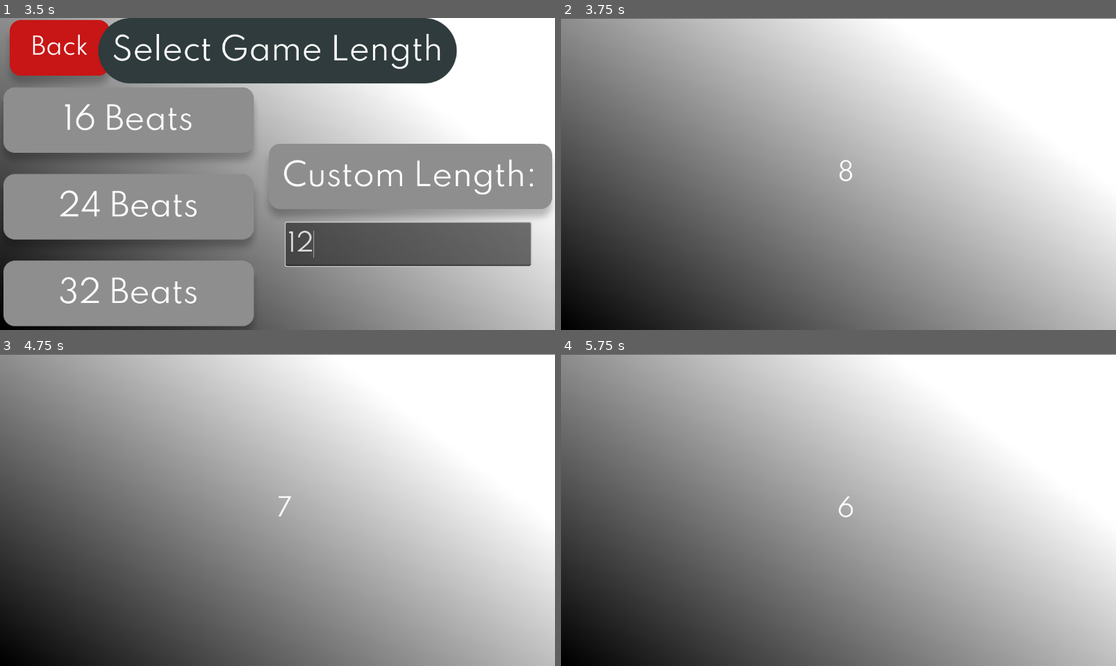
Above: before the commit, frames 1-4 (two rows, left to right).
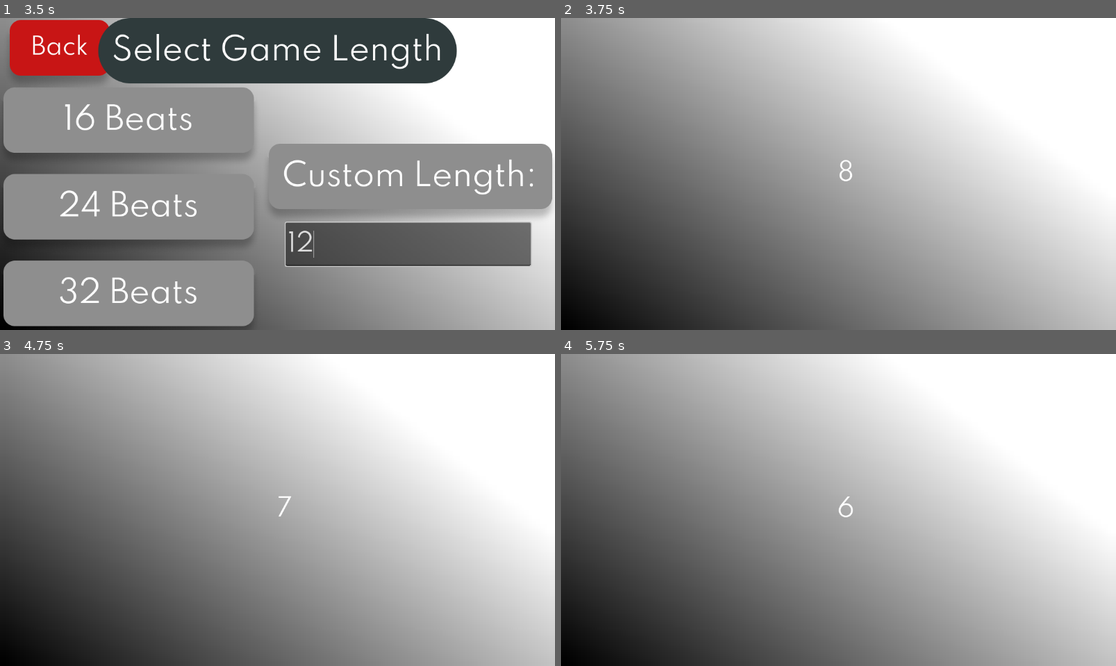
Above: after the commit, the same moments.

Repository: dbm19/tempo_trainer
Game: Godot game, scene res://main_menu.tscn
The game is run twice, just before and just after one commit, with the same random seed, the same clock (stepped at 60 frames per second) and the same inputs. The engine's default icon, where the game draws it, is replaced by a stand-in: a white triangle on a blue panel in a dark square.
Inputs (mouse positions are in pixels of both pictures, inside the frame that each line leads up to):
- Up to frame 1 (3.5 s): click (277, 164) at 0.5 s; click (410, 236) at 1.27 s; type "12" at 1.35 s; click (133, 127) at 2 s; click (410, 245) at 2.77 s; type "12" at 2.85 s
- Up to frame 2 (3.75 s): click (688, 127) at 3.5 s
- Up to frame 3 (4.75 s): tap Enter at 4.25 s; move the mouse to (399, 494) at 4.27 s; tap Space (player_hit) at 4.35 s
- Up to frame 4 (5.75 s): tap Space (player_hit) at 5, 5.1 s; move the mouse to (727, 525) at 5.02 s

Frame 1 is identical in both runs. In frame 2, 0.2% of the frame differs, in the area x 0-100%, y 0-1%; in frame 3, 0.2%; in frame 4, 0.2%.

Commit message:
Adjusted game screen nodes

Diff:
--- a/beat_sprite.tscn
+++ b/beat_sprite.tscn
@@ -1,6 +1,6 @@
 [gd_scene load_steps=6 format=3 uid="uid://cp6vk4vv3ychb"]
 
-[ext_resource type="Texture2D" uid="uid://bogn56bfgvkxl" path="res://icon.svg" id="1_vphil"]
+[ext_resource type="Texture2D" uid="uid://c41cdhvqblc2j" path="res://art_assets/beat_sprite.png" id="1_ncqy3"]
 [ext_resource type="Script" path="res://beat_sprite.gd" id="2_ywem7"]
 
 [sub_resource type="Animation" id="Animation_omycw"]
@@ -41,7 +41,7 @@
 
 [node name="BeatSprite" type="Sprite2D"]
 scale = Vector2(4.07813, 4.07813)
-texture = ExtResource("1_vphil")
+texture = ExtResource("1_ncqy3")
 script = ExtResource("2_ywem7")
 
 [node name="AnimationPlayer" type="AnimationPlayer" parent="."]
--- a/game.tscn
+++ b/game.tscn
@@ -4,27 +4,58 @@
 [ext_resource type="Script" path="res://game_screen.gd" id="1_fp6wf"]
 [ext_resource type="FontFile" uid="uid://ceqsmd7sr5uio" path="res://fonts/spartan/Spartan-Regular.ttf" id="3_4r0es"]
 
-[sub_resource type="Gradient" id="Gradient_6qt4u"]
+[sub_resource type="Gradient" id="Gradient_va3cf"]
 
-[sub_resource type="GradientTexture2D" id="GradientTexture2D_61ygx"]
-gradient = SubResource("Gradient_6qt4u")
+[sub_resource type="GradientTexture2D" id="GradientTexture2D_qmaxg"]
+gradient = SubResource("Gradient_va3cf")
 fill_from = Vector2(0, 1)
 fill_to = Vector2(0.860092, 0.37844)
 
-[node name="GameScreen" type="Node2D"]
+[node name="Control" type="Control"]
+layout_mode = 3
+anchors_preset = 15
+anchor_right = 1.0
+anchor_bottom = 1.0
+grow_horizontal = 2
+grow_vertical = 2
 script = ExtResource("1_fp6wf")
 
 [node name="MainMenuBackground" type="TextureRect" parent="."]
+layout_mode = 1
 anchors_preset = 15
 anchor_right = 1.0
 anchor_bottom = 1.0
-offset_left = -3.0
-offset_top = 1.0
-offset_right = 1180.0
-offset_bottom = 648.0
 grow_horizontal = 2
 grow_vertical = 2
-texture = SubResource("GradientTexture2D_61ygx")
+texture = SubResource("GradientTexture2D_qmaxg")
+
+[node name="Control" type="Control" parent="."]
+layout_mode = 1
+anchors_preset = 8
+anchor_left = 0.5
+anchor_top = 0.5
+anchor_right = 0.5
+anchor_bottom = 0.5
+grow_horizontal = 2
+grow_vertical = 2
+
+[node name="SpritePositionOne" type="Marker2D" parent="Control"]
+position = Vector2(-489, -247)
+
+[node name="SpritePositionTwo" type="Marker2D" parent="Control"]
+position = Vector2(-35, -241)
+
+[node name="SpritePositionThree" type="Marker2D" parent="Control"]
+position = Vector2(428, -234)
+
+[node name="SpritePositionFour" type="Marker2D" parent="Control"]
+position = Vector2(-437, 212)
+
+[node name="SpritePositionFive" type="Marker2D" parent="Control"]
+position = Vector2(-1, 217)
+
+[node name="SpritePositionSix" type="Marker2D" parent="Control"]
+position = Vector2(449, 220)
 
 [node name="BassDrum" type="AudioStreamPlayer2D" parent="."]
 stream = ExtResource("1_1vjy8")
@@ -33,15 +64,16 @@
 wait_time = 0.4
 
 [node name="Countdown" type="Label" parent="."]
+layout_mode = 1
 anchors_preset = 8
 anchor_left = 0.5
 anchor_top = 0.5
 anchor_right = 0.5
 anchor_bottom = 0.5
-offset_left = 512.0
-offset_top = 295.0
-offset_right = 670.0
-offset_bottom = 351.0
+offset_left = -64.0
+offset_top = -29.0
+offset_right = 94.0
+offset_bottom = 27.0
 grow_horizontal = 2
 grow_vertical = 2
 theme_override_fonts/font = ExtResource("3_4r0es")
@@ -50,22 +82,4 @@
 horizontal_alignment = 1
 vertical_alignment = 1
 
-[node name="SpritePositionOne" type="Marker2D" parent="."]
-position = Vector2(131, 113)
-
-[node name="SpritePositionTwo" type="Marker2D" parent="."]
-position = Vector2(906, 184)
-
-[node name="SpritePositionThree" type="Marker2D" parent="."]
-position = Vector2(176, 398)
-
-[node name="SpritePositionFour" type="Marker2D" parent="."]
-position = Vector2(434, 74)
-
-[node name="SpritePositionFive" type="Marker2D" parent="."]
-position = Vector2(964, 425)
-
-[node name="SpritePositionSix" type="Marker2D" parent="."]
-position = Vector2(533, 553)
-
 [connection signal="timeout" from="BassDrum/BassDrumTimer" to="." method="_on_bass_drum_timer_timeout"]
--- a/game_screen.gd
+++ b/game_screen.gd
@@ -1,4 +1,4 @@
-extends Node2D
+extends Control
 
 var player_hit_time_delta = 0
 var current_player_hit_time = 0
@@ -28,12 +28,12 @@
 	number_of_beats = Global.selected_length
 	game_start = false
 	beat_sprite_scene = preload("res://beat_sprite.tscn")
-	sprite_positions[0] = get_node("SpritePositionOne")
-	sprite_positions[1] = get_node("SpritePositionTwo")
-	sprite_positions[2] = get_node("SpritePositionThree")
-	sprite_positions[3] = get_node("SpritePositionFour")
-	sprite_positions[4] = get_node("SpritePositionFive")
-	sprite_positions[5] = get_node("SpritePositionSix")
+	sprite_positions[0] = get_node("Control/SpritePositionOne")
+	sprite_positions[1] = get_node("Control/SpritePositionTwo")
+	sprite_positions[2] = get_node("Control/SpritePositionThree")
+	sprite_positions[3] = get_node("Control/SpritePositionFour")
+	sprite_positions[4] = get_node("Control/SpritePositionFive")
+	sprite_positions[5] = get_node("Control/SpritePositionSix")
 
 	bass_drum_timer.wait_time = snapped(float(60.0 / Global.selected_bpm), 0.01)
 
@@ -42,15 +42,13 @@
 	bass_drum_timer.start()
 	countdown.text = str(eight_count)
 
-	print("Goal: ", bass_drum_timer_goal)
-
 func _process(delta: float) -> void:
 	if game_start == true:
 		if Input.is_action_just_pressed("player_hit"):
 			current_player_hit_time = Time.get_ticks_msec()
 			player_hit_time_delta = current_player_hit_time - drum_hit_array[drum_hit_array_index]
 			print(drum_hit_array[drum_hit_array_index], " ", current_player_hit_time)
-			score_set.append(player_hit_time_delta)
+			score_set.append(abs(player_hit_time_delta))
 
 			beat_sprite = beat_sprite_scene.instantiate()
 			rng = RandomNumberGenerator.new()
@@ -86,7 +84,6 @@
 			for n in range(1, Global.selected_length + 1):
 				drum_hit_array.append(drum_hit + (n * bass_drum_timer_goal))
 			eight_count -= 1
-			print(drum_hit_array)
 		if number_of_beats == -1:
 			print(score_set)
 			get_tree().change_scene_to_file("res://score_screen.tscn")
--- a/global.gd
+++ b/global.gd
@@ -6,6 +6,7 @@
 # Called when the node enters the scene tree for the first time.
 func _ready() -> void:
 	selected_bpm = 120
+	selected_length = 16
 
 # Called every frame. 'delta' is the elapsed time since the previous frame.
 func _process(delta: float) -> void:
Binary file added: art_assets/beat_sprite.png
Not shown, added: art_assets/beat_sprite.png.import
Not shown: 1 places in game_length_select.tscn that only renumber resources
